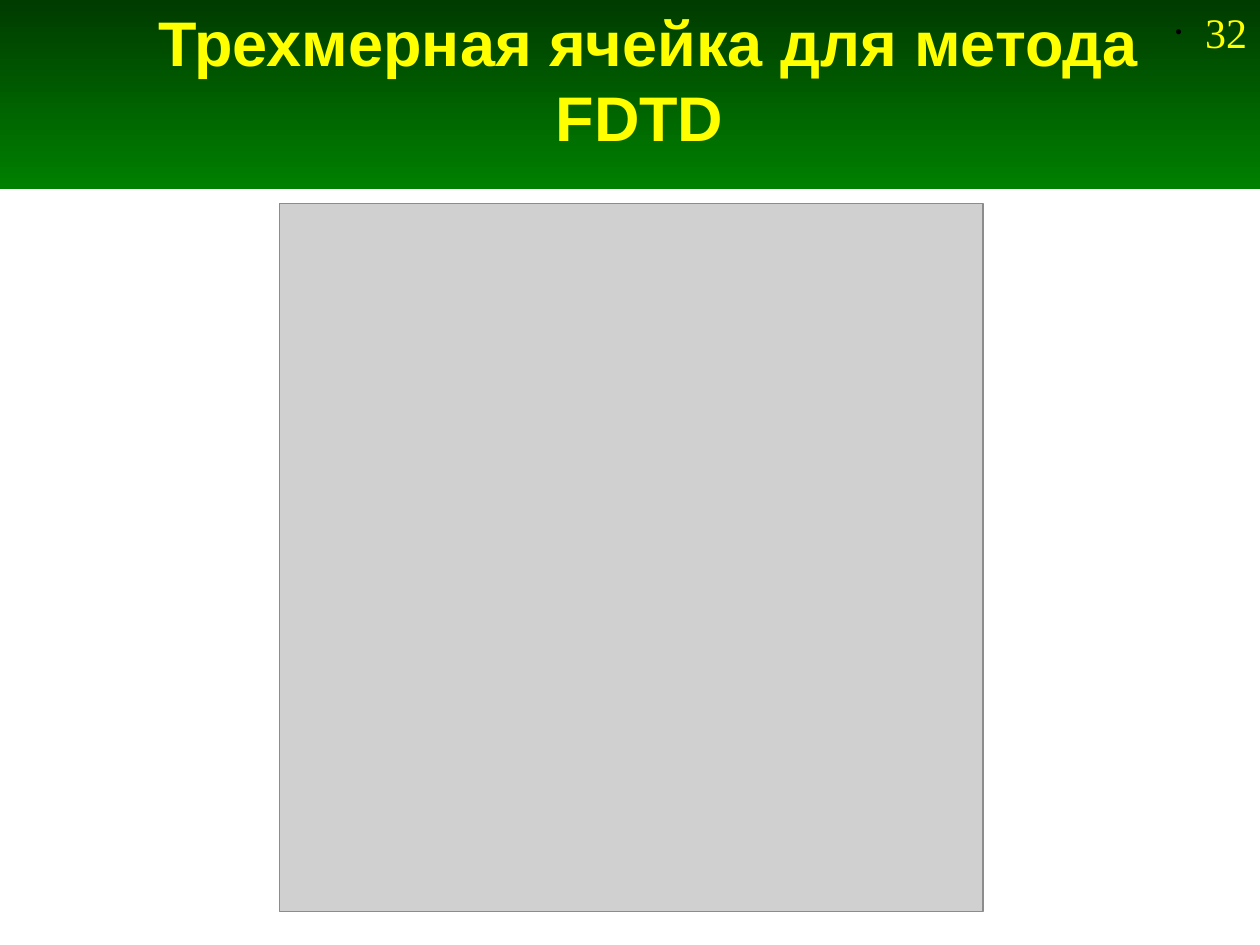
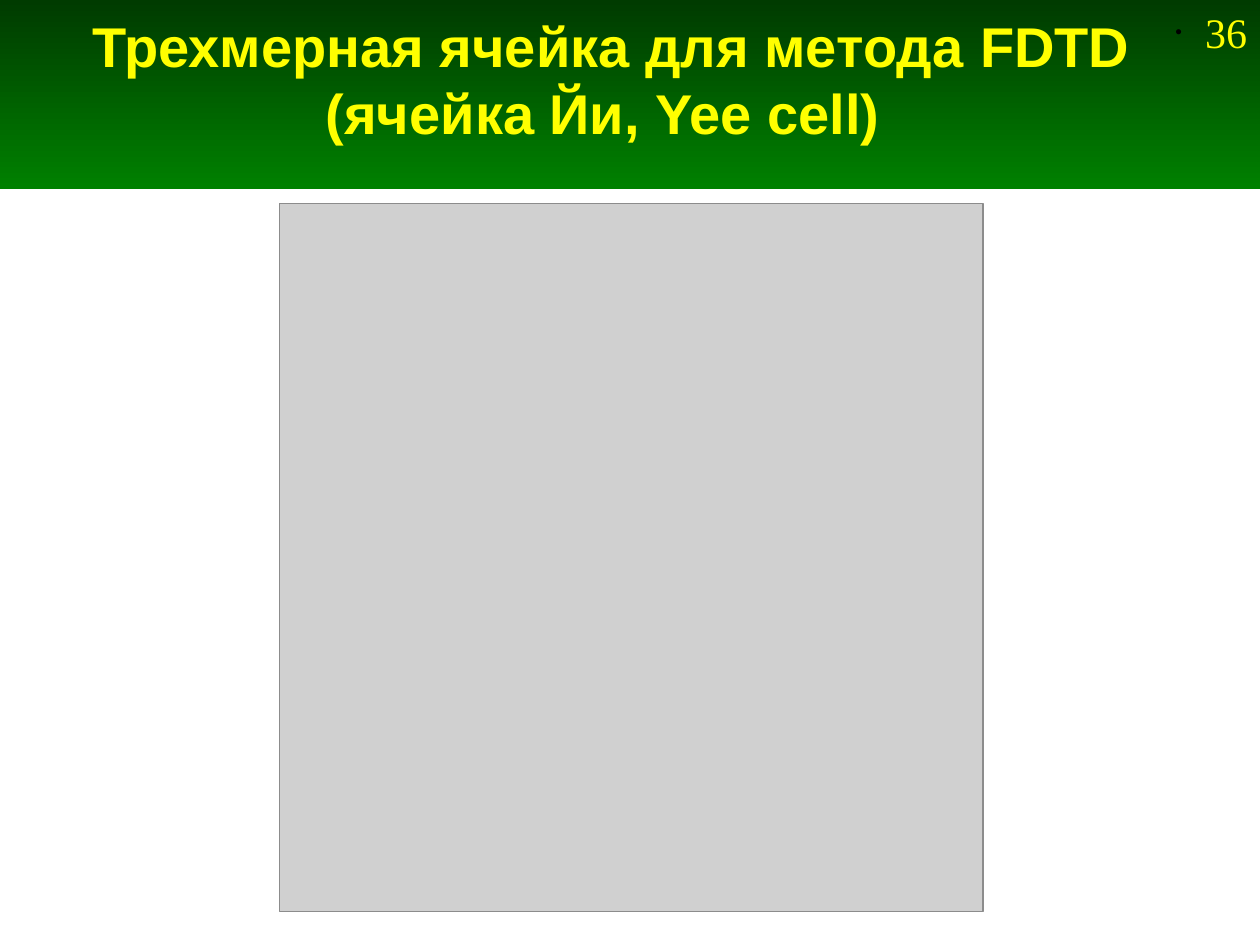
Before and after one commit to andris0147sv/modelling, a slide deck: slide 36 of presentations/2. FDTD.odp (slide 32 before the commit). Drawn at 1260x945 pixels with LibreOffice and Linux fonts; fonts in the diff are those of the drawing; grey boxes stand for pictures. Boxes give left, top, right and bottom in pixels: in the first picture for what was removed or moved away, otherwise in the second. Text is boxed around its words. In the diff, an @@ line names an element or a change of style, - is before the commit and + after.

```diff
--- a/presentations/2. FDTD.odp
+++ b/presentations/2. FDTD.odp
@@ title at [92, 25, 1129, 145]: text changed; size 36 to 32 pt @@
-Трехмерная ячейка для метода FDTD
+Трехмерная ячейка для метода FDTD
+(ячейка Йи, Yee cell)
@@ page number at [1205, 20, 1247, 49]: text changed @@
-• 32
+• 36
```
Also in this commit, not shown: 11 other slides changed, 4 slides added, 2 other files.
